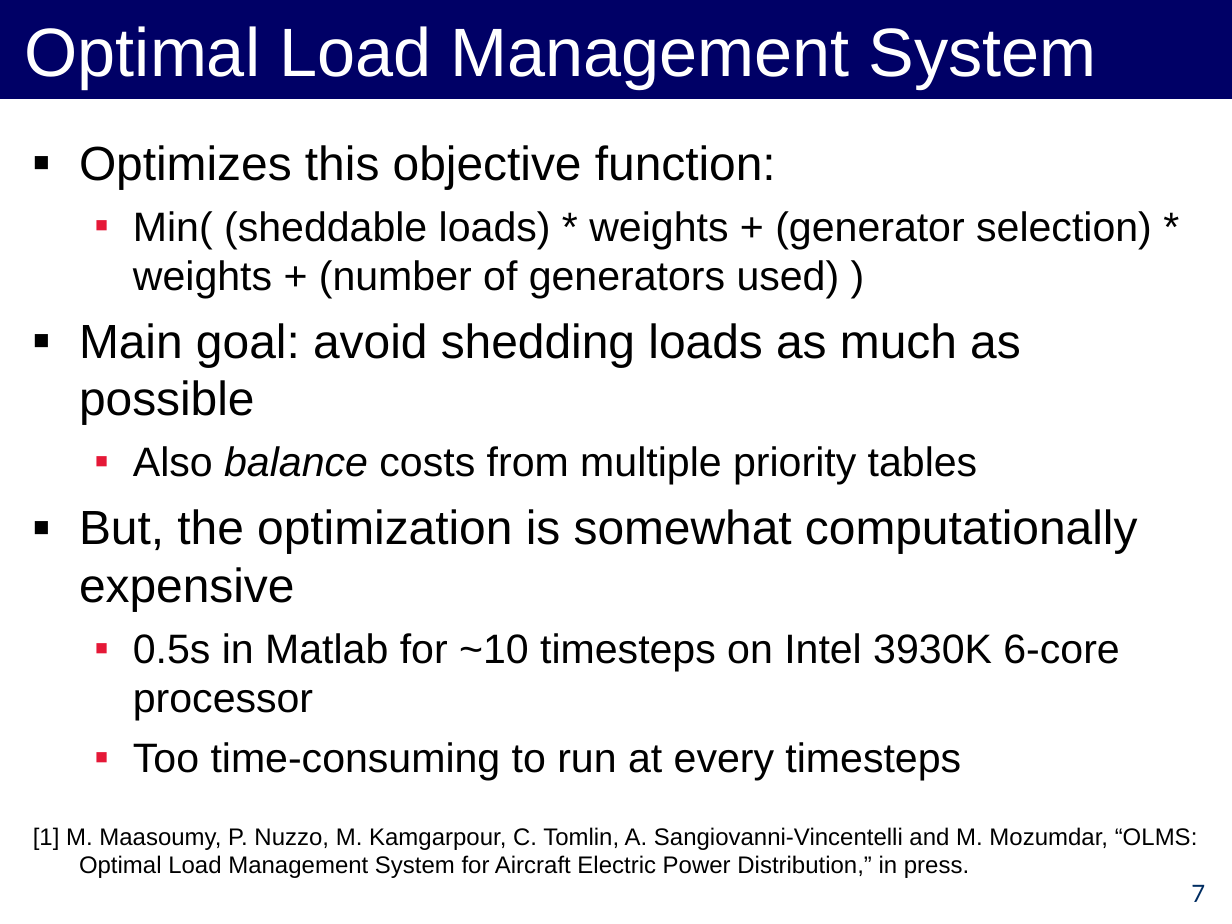
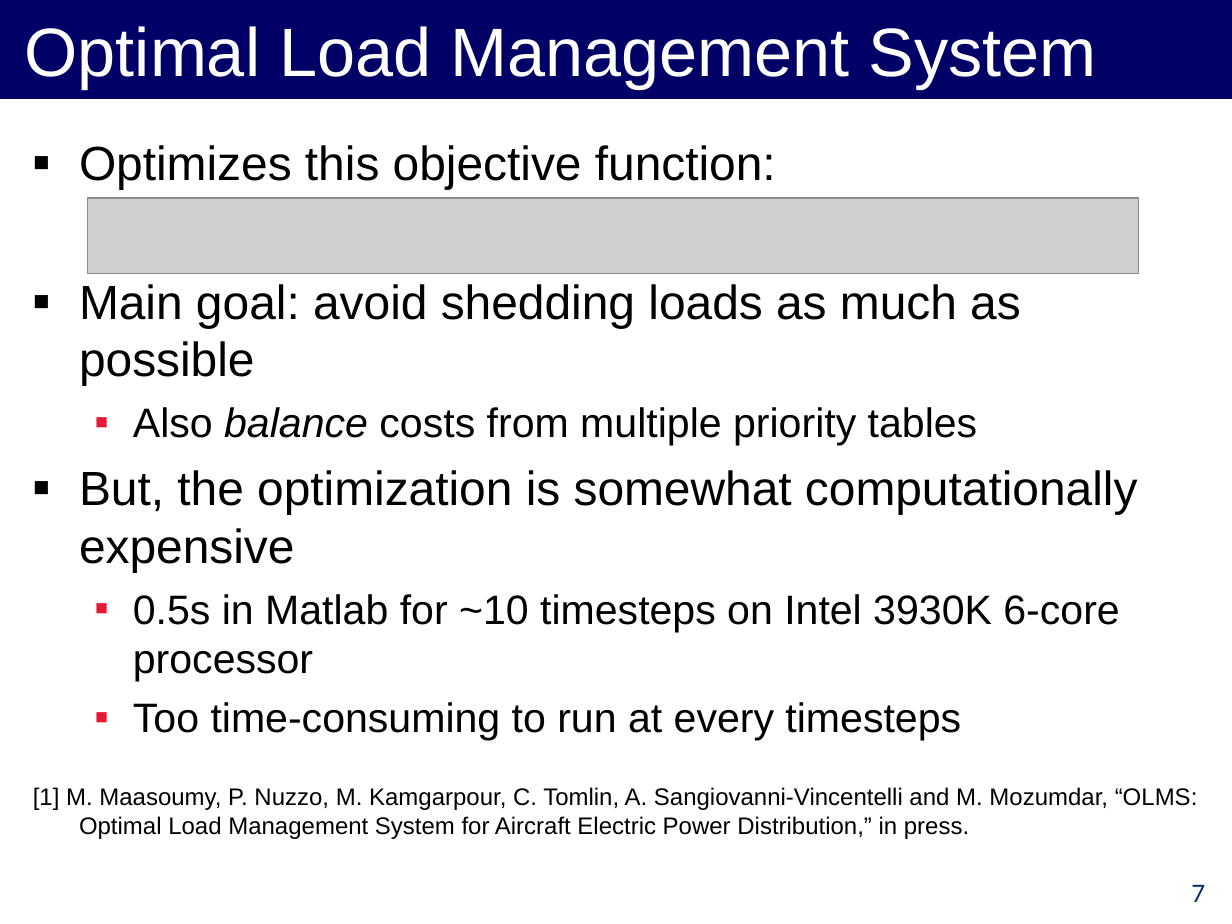
Before and after one commit to forresti/optimal_load_management, a slide deck: slide 7 of project/12-3-12_Presentation.ppt. Drawn at 1232x924 pixels with LibreOffice and Linux fonts; fonts in the diff are those of the drawing; grey boxes stand for pictures. Boxes give left, top, right and bottom in pixels: in the first picture for what was removed or moved away, otherwise in the second. Text is boxed around its words. In the diff, an @@ line names an element or a change of style, - is before the commit and + after.

```diff
--- a/project/12-3-12_Presentation.ppt
+++ b/project/12-3-12_Presentation.ppt
@@ picture added at (87, 198, 1138, 274) @@
@@ text at (133, 211, 1152, 298): paragraph removed @@
-  ▪ Min( (sheddable loads) * weights + (generator selection) * weights + (number of generators used) )
```
Also in this commit, not shown: 3 other slides changed, 2 slides added, 3 slides removed.
